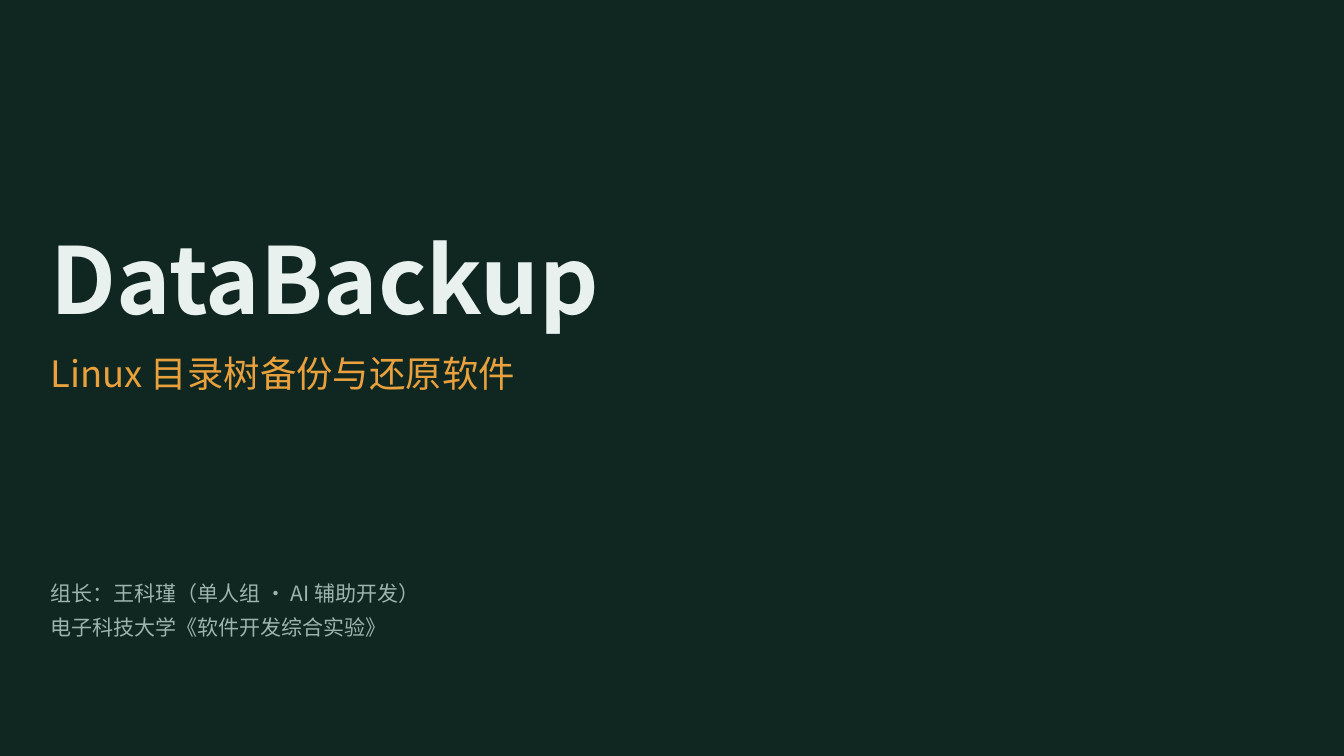
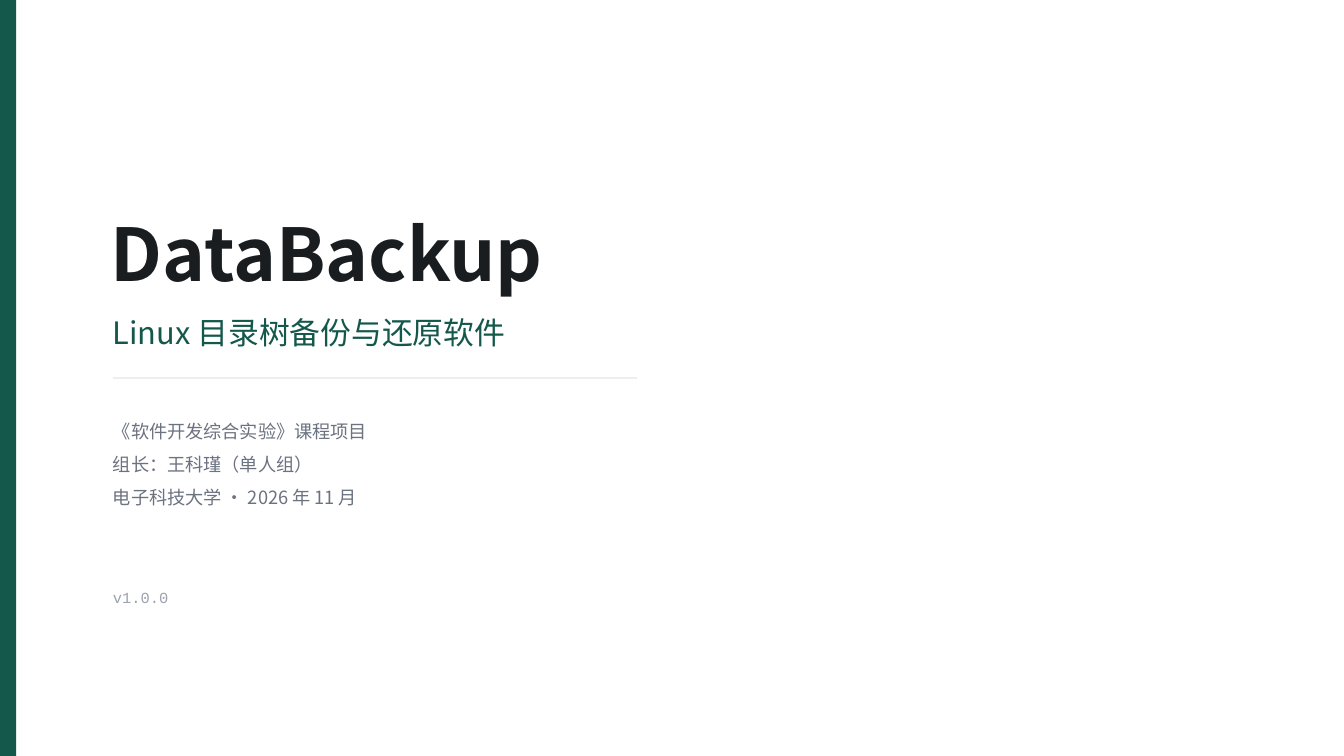
Before and after one commit to Piaoxuemoli/software-class-qoobeewang, a slide deck: slide 1 of docs/ppt/答辩PPT.pptx. Drawn at 1344x756 pixels with LibreOffice and Linux fonts; fonts in the diff are those of the drawing. Boxes give left, top, right and bottom in pixels: in the first picture for what was removed or moved away, otherwise in the second. Text is boxed around its words. In the diff, an @@ line names an element or a change of style, - is before the commit and + after.

Commit message:
docs: 刷新交付文档、截图与 PDF
README 用真实截图重写；答辩 PPT 重做为 14 页；实验报告插入 AI 工具截图；6 份 PDF 重出；H7 完成、H11/H12 更新。

```diff
--- a/docs/ppt/答辩PPT.pptx
+++ b/docs/ppt/答辩PPT.pptx
@@ background #0F2621 to #FFFFFF @@
@@ rectangle added at (0,0,16,756), fill #14584B @@
@@ text "DataBackup": place and size @@
-text "DataBackup" at (50,240,599,334)
+text "DataBackup" at (111,223,543,297)
@@ text "DataBackup" at (111,223,543,297): size 66 to 52 pt, text colour #E8F1EE to #1A1D1F @@
@@ text "Linux 目录树备份与还原软件": place and size @@
-text "Linux 目录树备份与还原软件" at (50,356,515,390)
+text "Linux 目录树备份与还原软件" at (113,318,505,347)
@@ text "Linux 目录树备份与还原软件" at (113,318,505,347): size 26 to 22 pt, text colour #E8A13C to #14584B @@
@@ line added from (113, 378) to (637, 378), #E3E6E8 1 pt @@
@@ text added at (113,422,367,506), 13 pt, text #6B7280 @@
+《软件开发综合实验》课程项目
+组长：王科瑾（单人组）
+电子科技大学 · 2026 年 11 月
@@ text removed at (50,583,419,637) @@
-组长：王科瑾（单人组 · AI 辅助开发）
-电子科技大学《软件开发综合实验》
@@ text added at (113,593,169,603), 11 pt, text #9CA3AF @@
+v1.0.0
```
Also in this commit, not shown: 2 other slides changed, 11 slides added, 12 slides removed, 29 other files.
